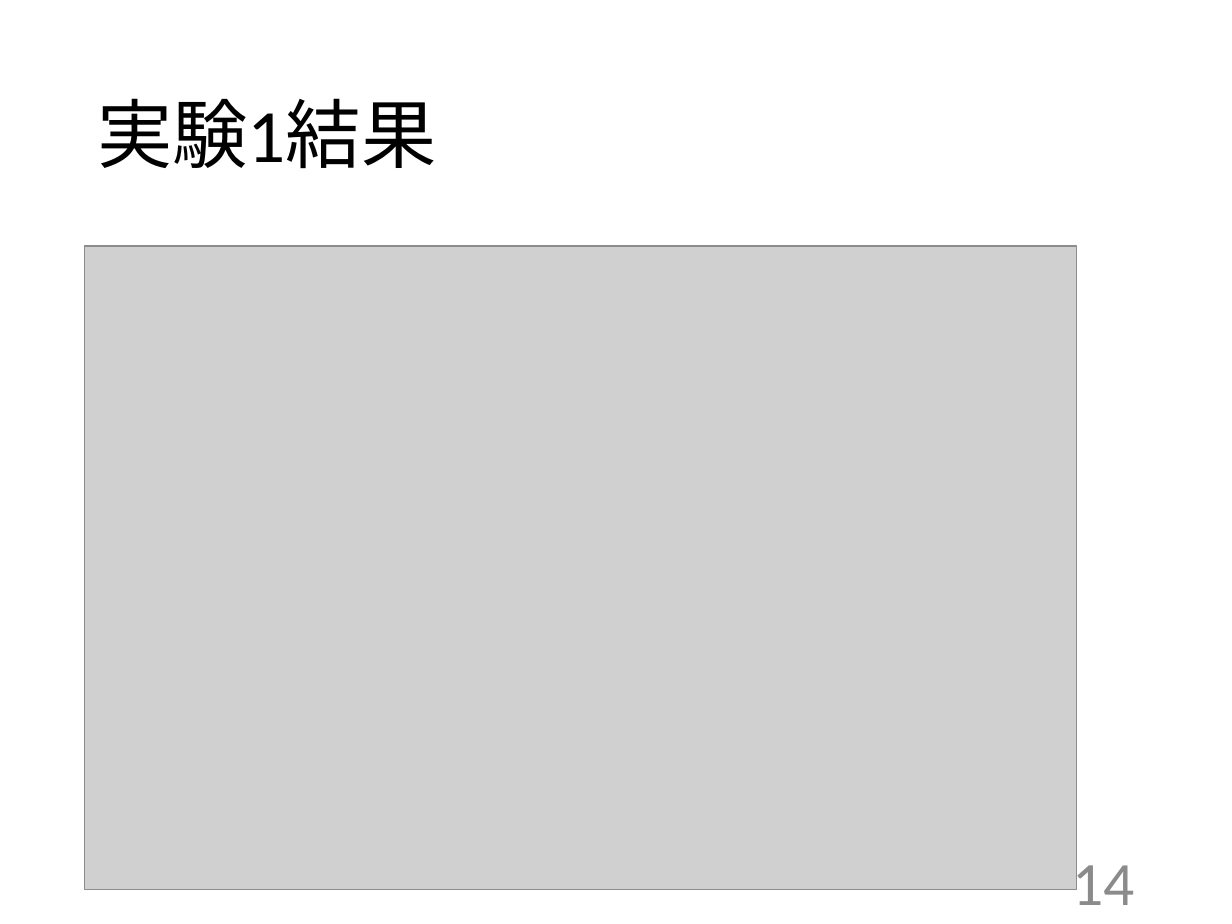
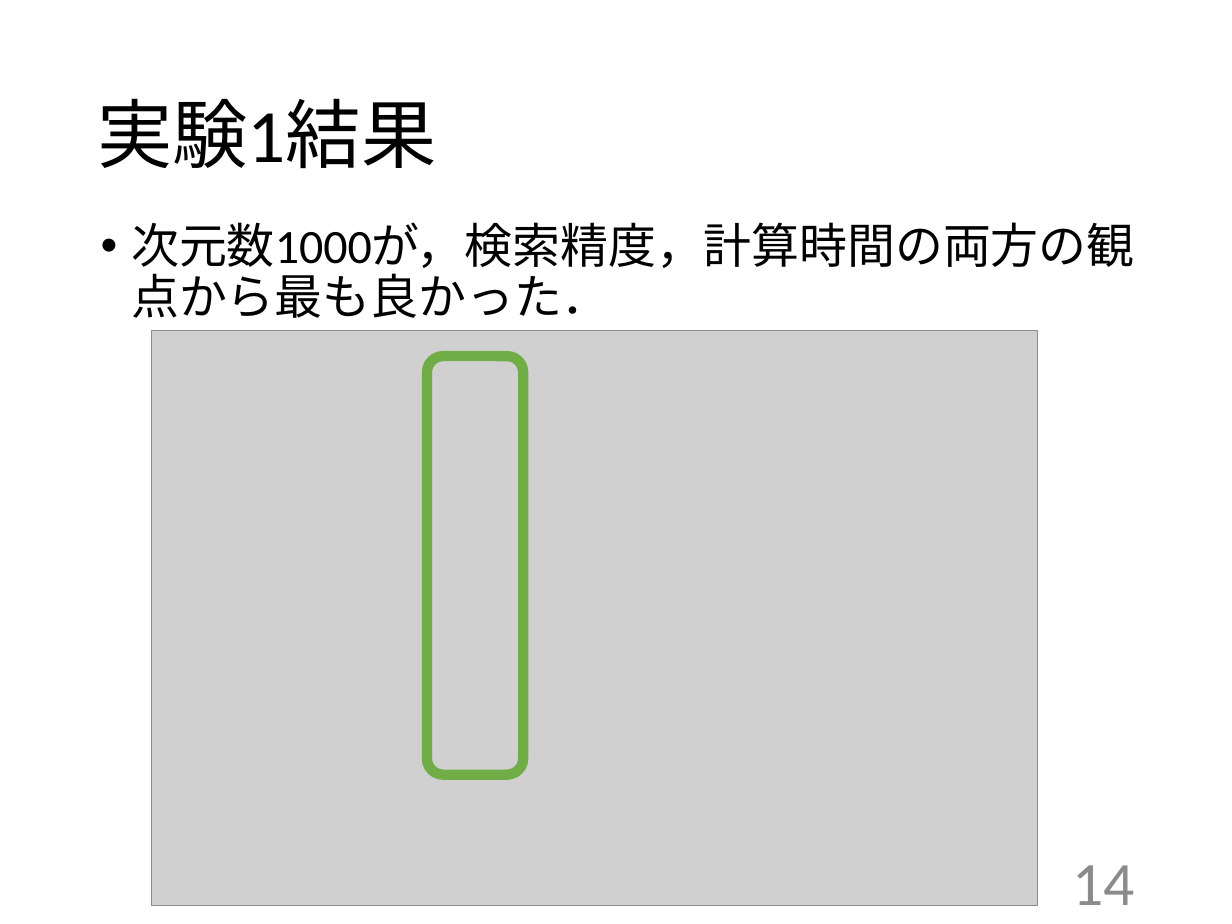
Before and after one commit to kait-takanolab/1821005-yoshioka-thesis, a slide deck: slide 14 of 卒研発表/1821005_yoshioka_thesis.pptx. Drawn at 1232x924 pixels with LibreOffice and Linux fonts; fonts in the diff are those of the drawing; grey boxes stand for pictures. Boxes give left, top, right and bottom in pixels: in the first picture for what was removed or moved away, otherwise in the second. Text is boxed around its words. In the diff, an @@ line names an element or a change of style, - is before the commit and + after.

```diff
--- a/卒研発表/1821005_yoshioka_thesis.pptx
+++ b/卒研発表/1821005_yoshioka_thesis.pptx
@@ text added at (131, 222, 1134, 318), 28 pt, text #000000 @@
+• 次元数1000が，検索精度，計算時間の両方の観点から最も良かった．
@@ picture: place and size @@
-picture at (85, 246, 1077, 890)
+picture at (152, 330, 1037, 906)
@@ rounded rectangle added at (428, 356, 524, 775), outline #70AD47 6 pt @@
```
Also in this commit, not shown: 6 other slides changed.
